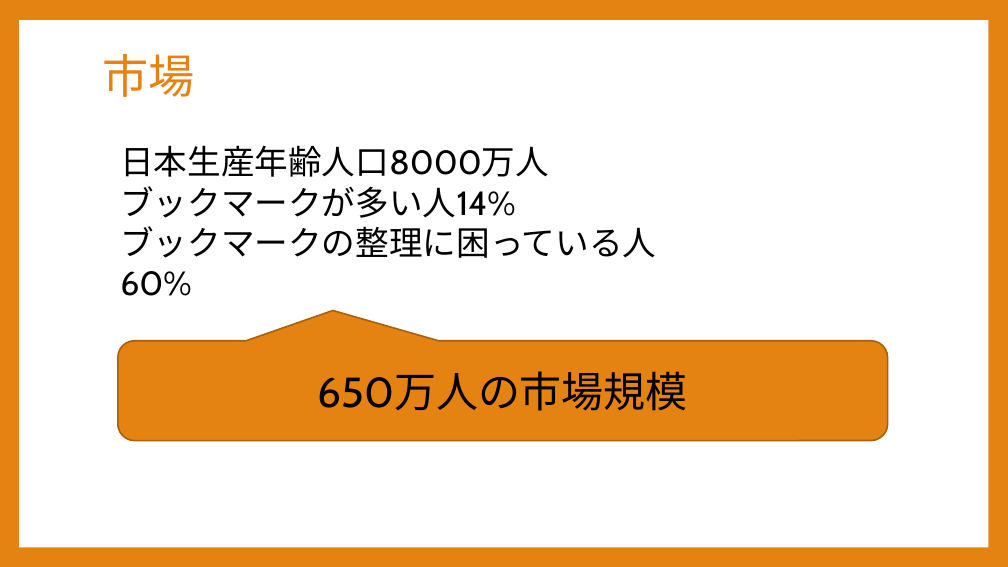
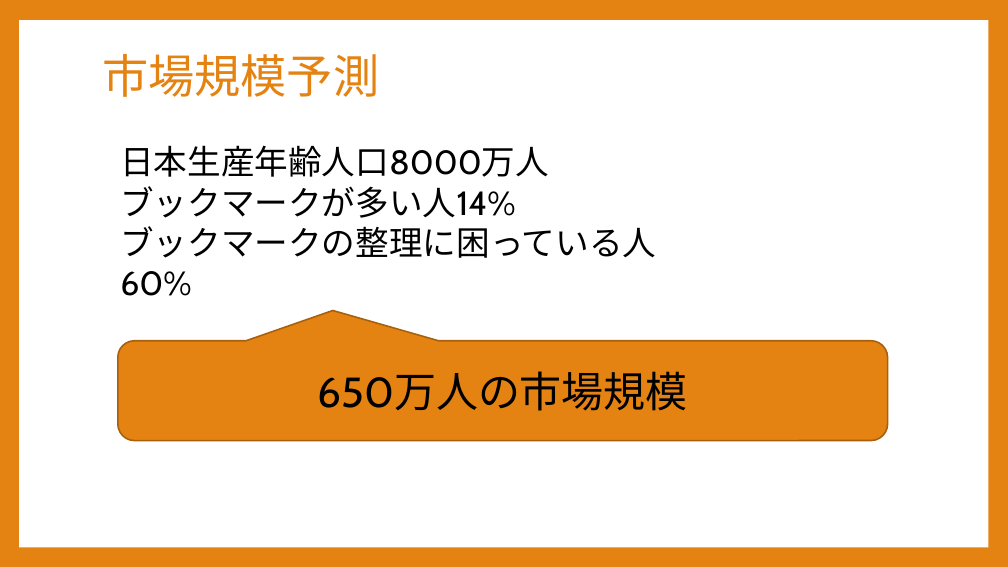
Before and after one commit to Sorarinu/ProjectP2016_F, a slide deck: slide 18 of production-idea/第3回中間発表.pptx (slide 13 before the commit). Drawn at 1008x567 pixels with LibreOffice and Linux fonts; fonts in the diff are those of the drawing. Boxes give left, top, right and bottom in pixels: in the first picture for what was removed or moved away, otherwise in the second. Text is boxed around its words. In the diff, an @@ line names an element or a change of style, - is before the commit and + after.

```diff
--- a/production-idea/第3回中間発表.pptx
+++ b/production-idea/第3回中間発表.pptx
@@ title at [102, 54, 379, 97]: text changed @@
-市場
+市場規模予測
```
Also in this commit, not shown: 3 other slides changed, 8 slides added, 6 slides removed, 3 other files.
